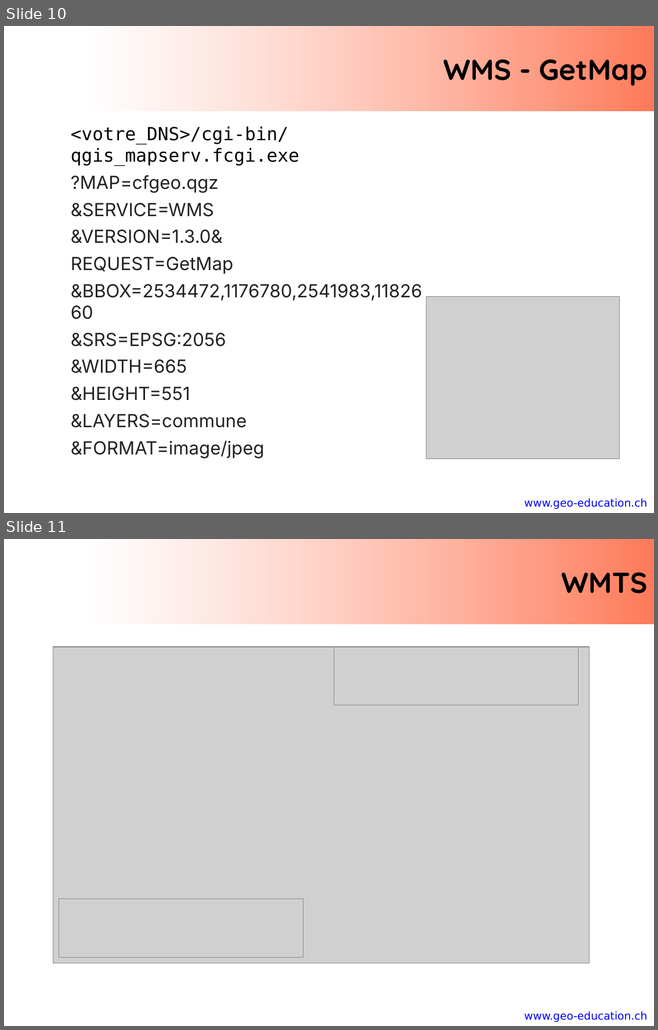
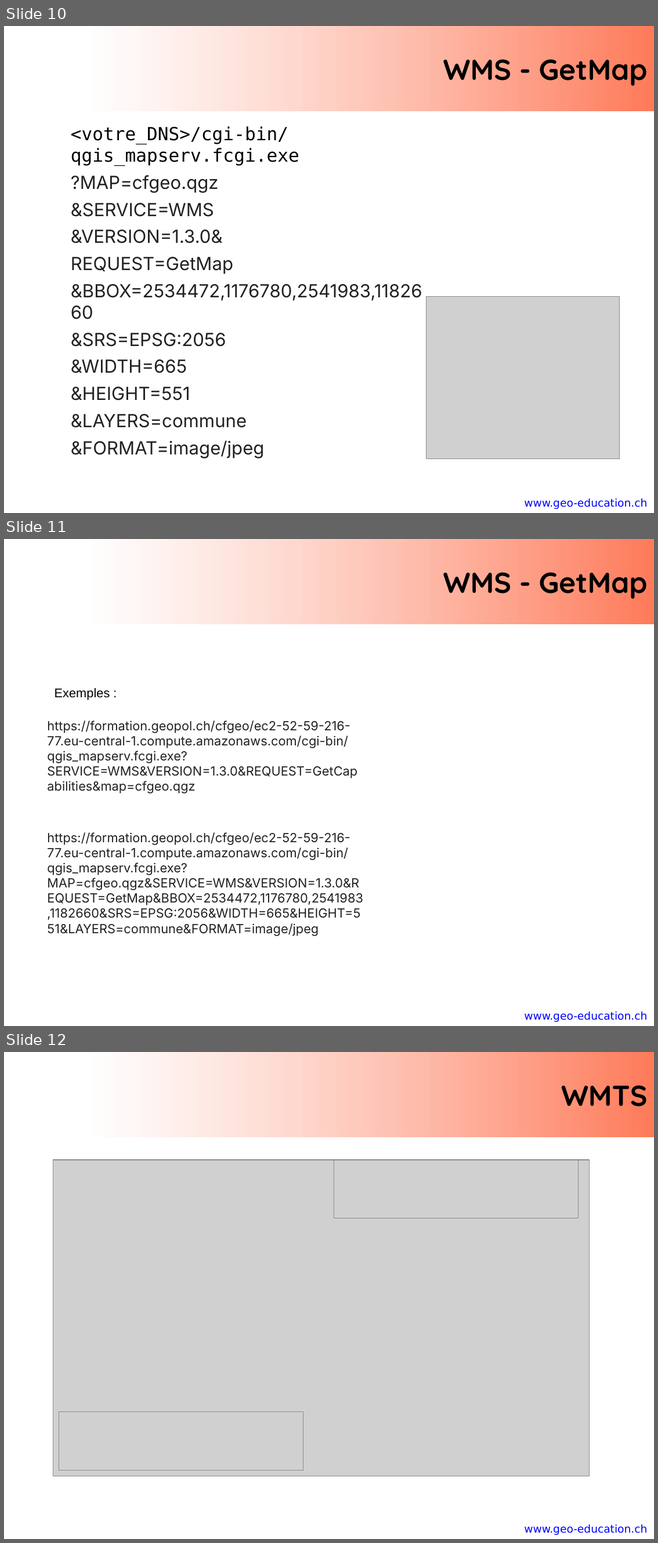
Before and after one commit to regislon/cfgeo_s2, a slide deck: slides/qgis.pptx. Shown one above the other, each under a label of ours: slides 10 and 11 before the commit, slides 10, 11 and 12 after it. The pictures are 658x1030 and 658x1543 pixels, drawn with LibreOffice and Linux fonts; fonts in the diff are those of the drawing; grey boxes stand for pictures; background and template pictures are left out. Boxes give left, top, right and bottom in pixels: in the first picture for what was removed or moved away, otherwise in the second. Text is boxed around its words. In the diff, an @@ line names an element or a change of style, - is before the commit and + after.

```diff
--- a/slides/qgis.pptx
+++ b/slides/qgis.pptx
@@ slide 11 added at bbox=[4, 539, 654, 1026], background #FFFFFF; not listed: 1 template element that a slide beside it also shows @@
@@ title added at bbox=[89, 539, 654, 624], fill gradient #FFFFFF to #FF3300, 32 pt, text #000000, bold @@
+WMS - GetMap
@@ text added at bbox=[54, 688, 110, 700], 14 pt, text #000000 @@
+Exemples :
@@ text added at bbox=[47, 721, 357, 794], 14 pt, text #212121 @@
+https://formation.geopol.ch/cfgeo/ec2-52-59-216-77.eu-central-1.compute.amazonaws.com/cgi-bin/qgis_mapserv.fcgi.exe?SERVICE=WMS&VERSION=1.3.0&REQUEST=GetCapabilities&map=cfgeo.qgz
@@ text added at bbox=[47, 832, 363, 936], 14 pt, text #212121 @@
+https://formation.geopol.ch/cfgeo/ec2-52-59-216-77.eu-central-1.compute.amazonaws.com/cgi-bin/qgis_mapserv.fcgi.exe?MAP=cfgeo.qgz&SERVICE=WMS&VERSION=1.3.0&REQUEST=GetMap&BBOX=2534472,1176780,2541983,1182660&SRS=EPSG:2056&WIDTH=665&HEIGHT=551&LAYERS=commune&FORMAT=image/jpeg
@@ what was slide 11 is now slide 12 @@
```
Also in this commit, not shown: 1 other slide added.
